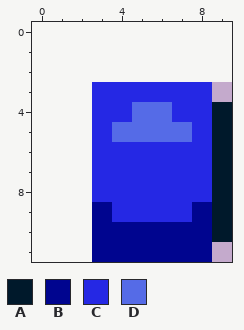
Pixel-art file, stored at NeverShallWeDie/Assets/Sprites/UI/healing.aseprite. Above is the file before it was changed.
7x9 pixels, 1 frame. The old version is drawn lined up with the new one, on the new canvas.
Visible layers, top first: "healing_full", "healing_empty".
Palette (. is transparent): A #00192b  B #00058f  C #2528e4  D #556be7
Pixels before, first column x 3:
 3 CCCCCC.
 4 CCDDCCA
 5 CDDDDCA
 6 CCCCCCA
 7 CCCCCCA
 8 CCCCCCA
 9 BCCCCBA
10 BBBBBBA
11 BBBBBB.
After the commit:
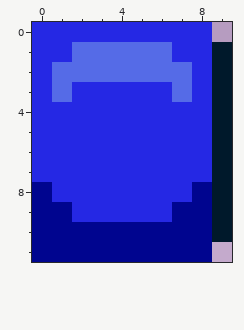
Diff:
{"change": "canvas 7x9 -> 10x12, the old top-left corner now at 3,3"}
{"y":0,"x":0,"old":".........","new":"CCCCCCCCC"}
{"y":1,"x":0,"old":"..........","new":"CCDDDDDCCA"}
{"y":2,"x":0,"old":"..........","new":"CDDDDDDDCA"}
{"y":3,"x":0,"old":"...","new":"CDC"}
{"y":3,"x":7,"old":"C","new":"D"}
{"y":3,"x":9,"old":".","new":"A"}
{"y":4,"x":0,"old":"...","new":"CCC"}
{"y":4,"x":5,"old":"DD","new":"CC"}
{"y":5,"x":0,"old":"...","new":"CCC"}
{"y":5,"x":4,"old":"DDDD","new":"CCCC"}
{"y":6,"x":0,"old":"...","new":"CCC"}
{"y":7,"x":0,"old":"...","new":"CCC"}
{"y":8,"x":0,"old":"...","new":"BCC"}
{"y":8,"x":8,"old":"C","new":"B"}
{"y":9,"x":0,"old":"...B","new":"BBCC"}
{"y":9,"x":7,"old":"C","new":"B"}
{"y":10,"x":0,"old":"...","new":"BBB"}
{"y":11,"x":0,"old":"...","new":"BBB"}
{"label":"changed","picture_box":[32,22,232,262]}
